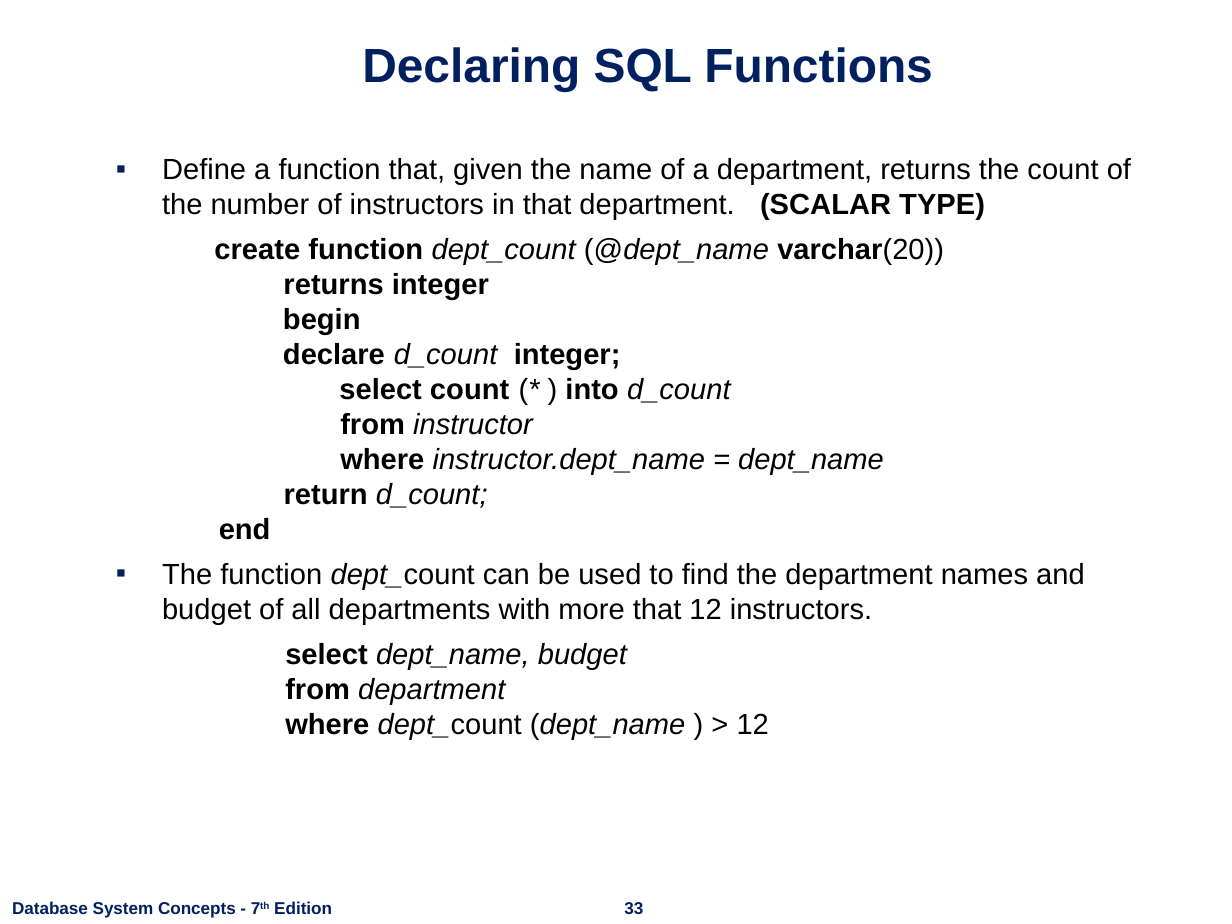
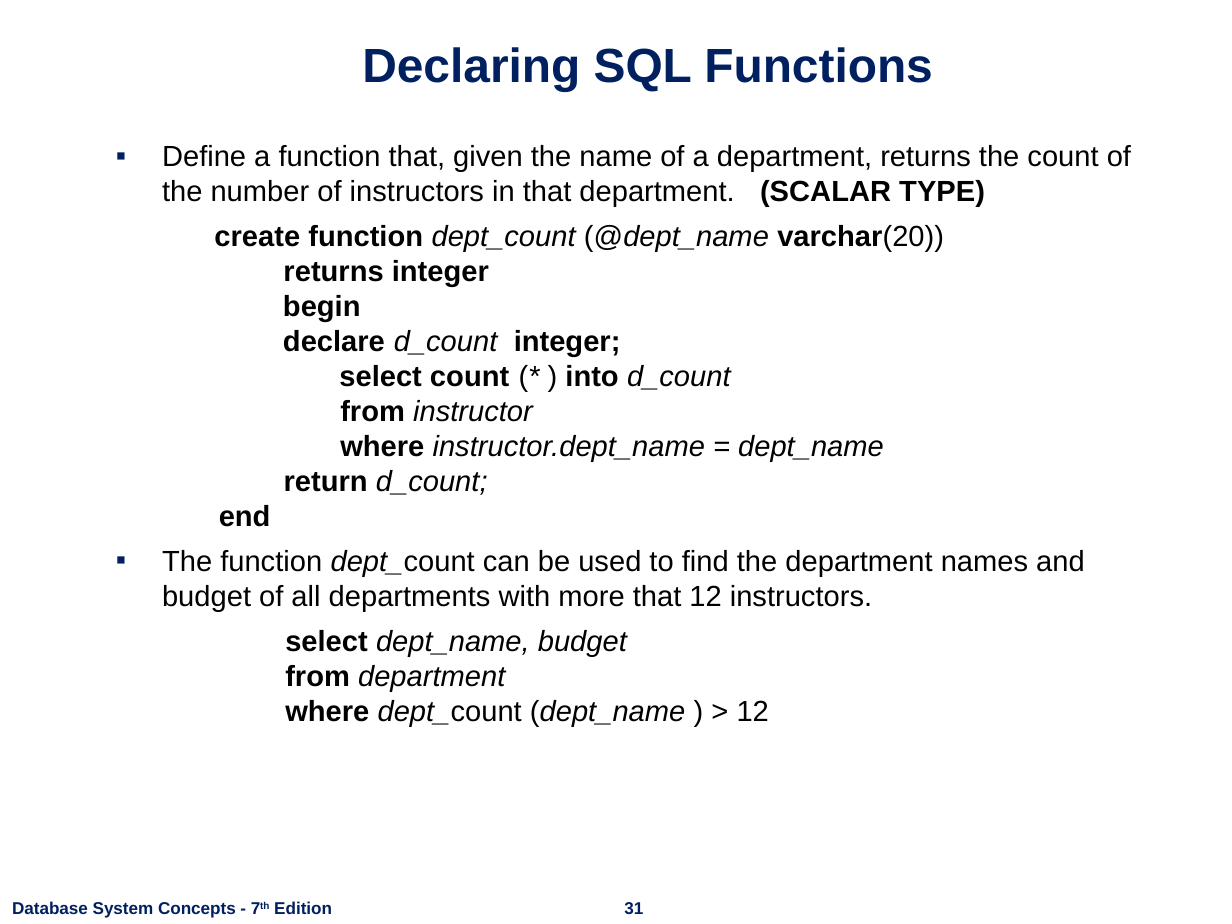
Before and after one commit to nashurgessa/DB-practices, a slide deck: slide 31 of Slides/L18-24 Advanced SQL.pptx (slide 33 before the commit). Drawn at 1232x924 pixels with LibreOffice and Linux fonts; fonts in the diff are those of the drawing; background and template pictures are left out. Boxes give left, top, right and bottom in pixels: in the first picture for what was removed or moved away, otherwise in the second. Text is boxed around its words. In the diff, an @@ line names an element or a change of style, - is before the commit and + after.

```diff
--- a/Slides/L18-24 Advanced SQL.pptx
+++ b/Slides/L18-24 Advanced SQL.pptx
@@ text "Define a function that, given ...": place and size @@
-text "Define a function that, given ..." at [162,158,1131,739]
+text "Define a function that, given ..." at [162,145,1131,726]
@@ page number at [624,902,643,914]: text changed @@
-33
+31
```
Also in this commit, not shown: 8 other slides changed, 11 slides added, 13 slides removed, 2 other files.
